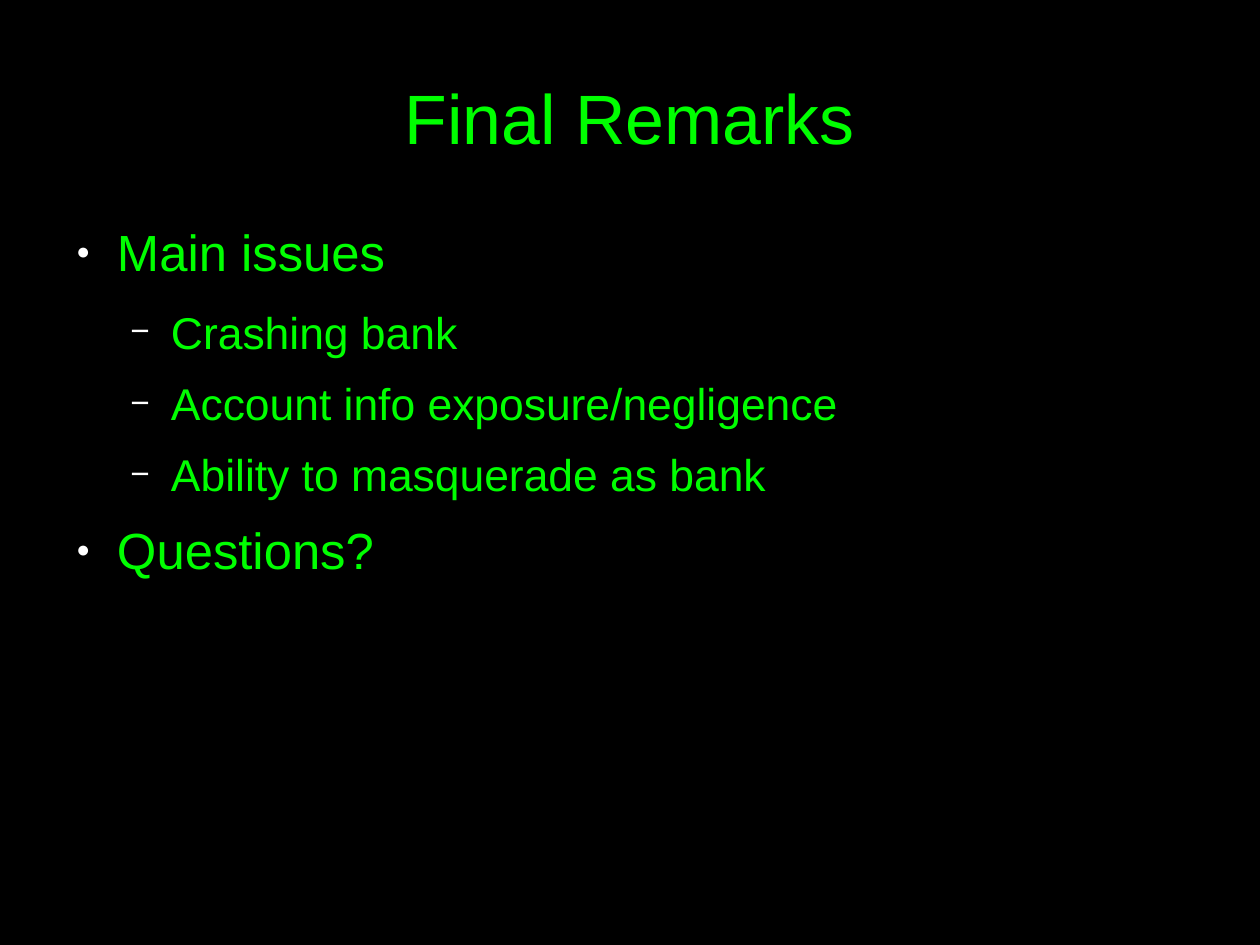
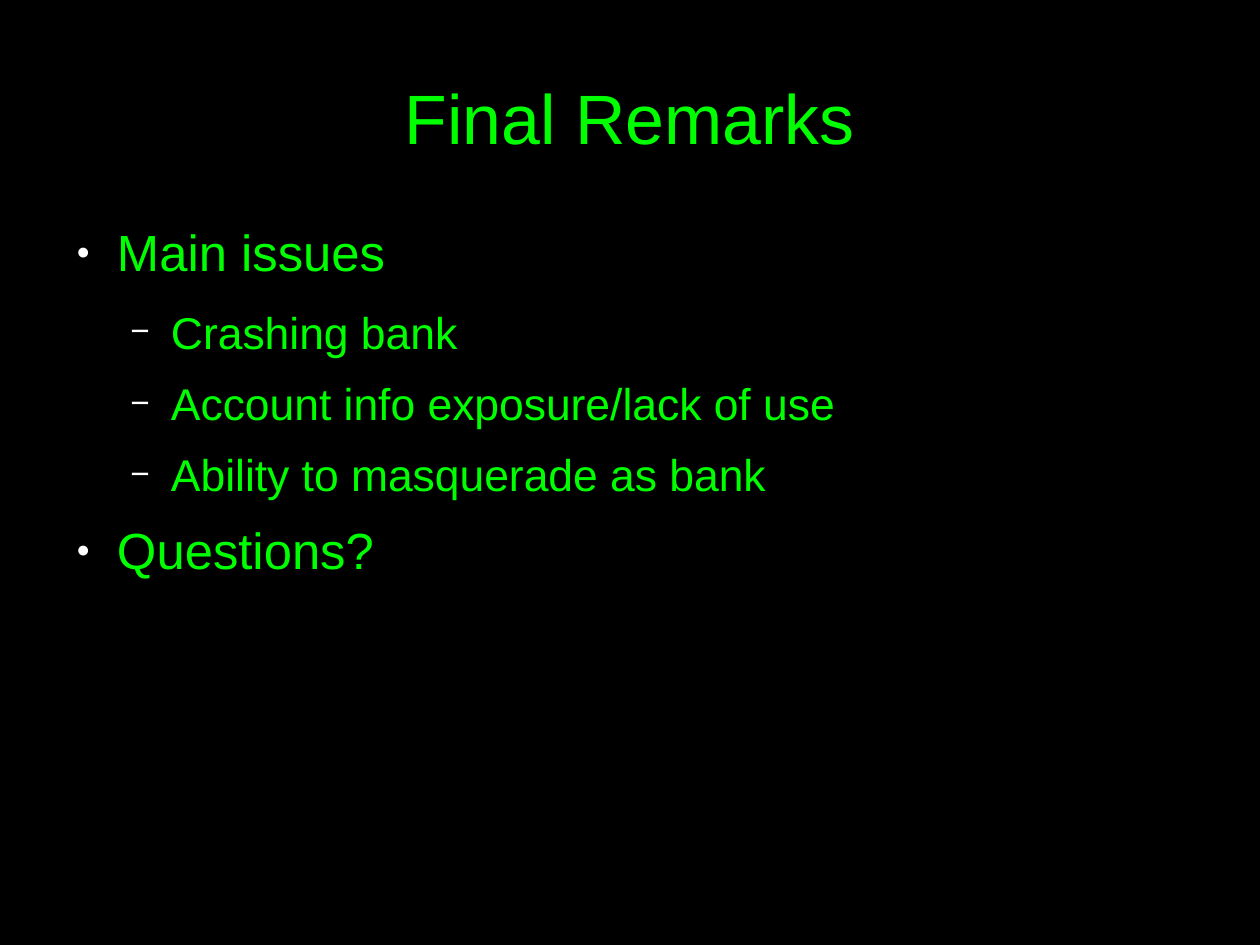
Before and after one commit to c00w/Crypto-Final-Project, a slide deck: slide 19 of Attack Presentation.odp (slide 18 before the commit). Drawn at 1260x945 pixels with LibreOffice and Linux fonts; fonts in the diff are those of the drawing. Boxes give left, top, right and bottom in pixels: in the first picture for what was removed or moved away, otherwise in the second. Text is boxed around its words. In the diff, an @@ line names an element or a change of style, - is before the commit and + after.

```diff
--- a/Attack Presentation.odp
+++ b/Attack Presentation.odp
@@ text at [171, 387, 835, 429]: text changed @@
-  − Account info exposure/negligence
+  − Account info exposure/lack of use
```
Also in this commit, not shown: 1 other slide changed, 1 slide added.
